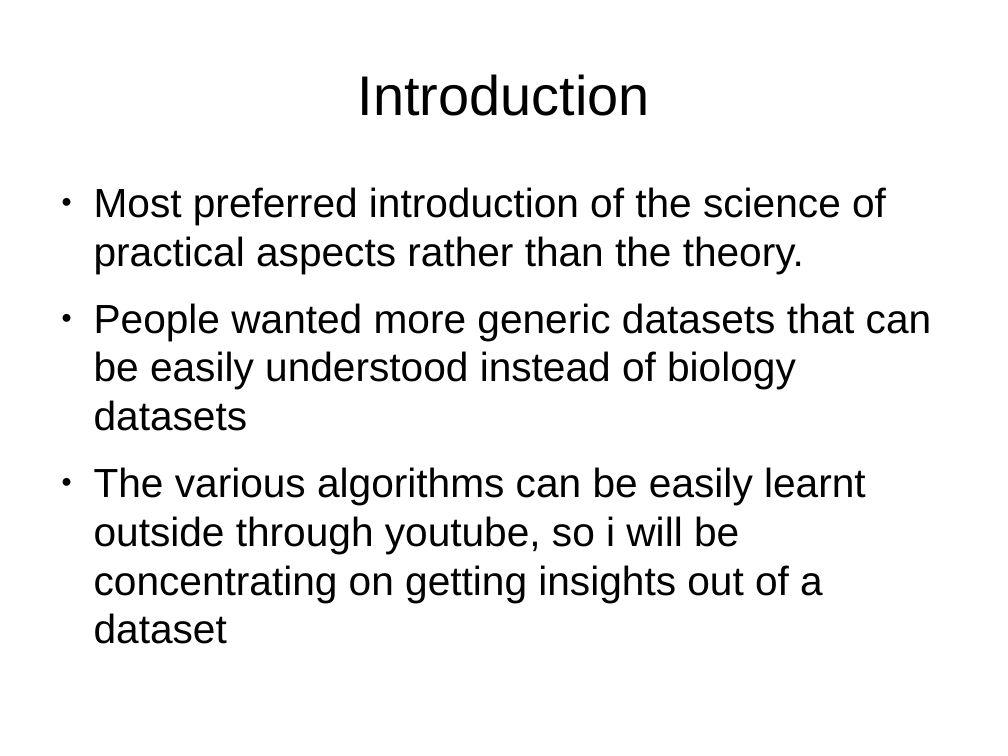
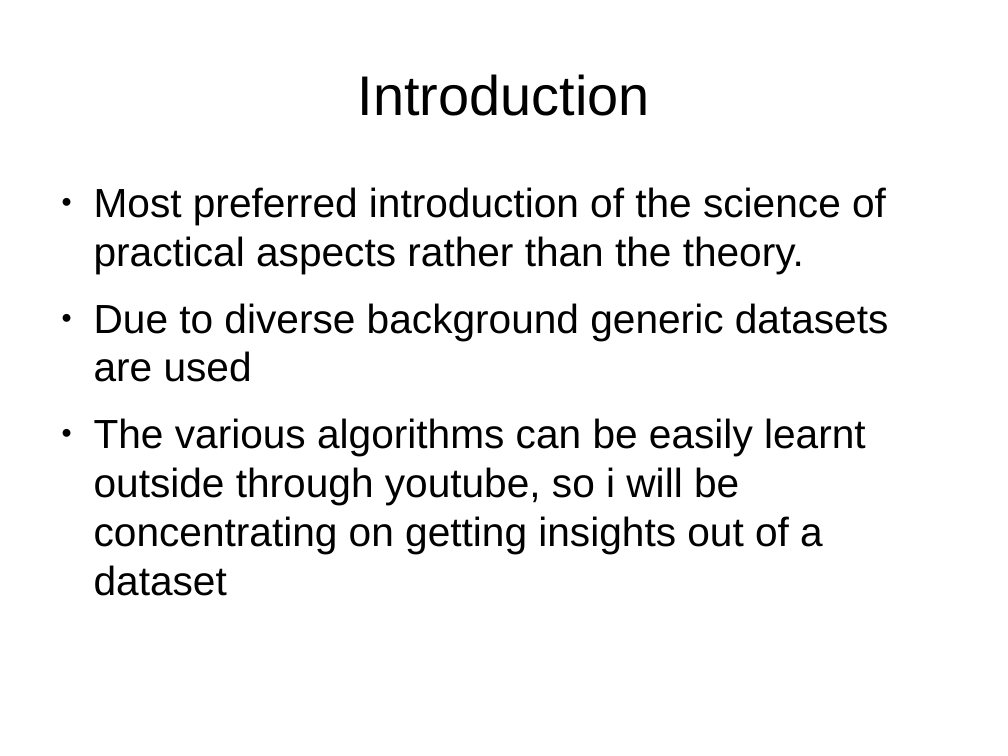
Before and after one commit to leexa90/ML_course_BII, a slide deck: slide 3 of opening_slides.odp. Drawn at 1008x756 pixels with LibreOffice and Linux fonts; fonts in the diff are those of the drawing. Boxes give left, top, right and bottom in pixels: in the first picture for what was removed or moved away, otherwise in the second. Text is boxed around its words. In the diff, an @@ line names an element or a change of style, - is before the commit and + after.

```diff
--- a/opening_slides.odp
+++ b/opening_slides.odp
@@ text at [94,303,889,382]: text changed @@
-● People wanted more generic datasets that can be easily understood instead of biology datasets
+● Due to diverse background generic datasets are used
```
Also in this commit, not shown: 3 other slides changed, 1 slide added, 1 other file.
